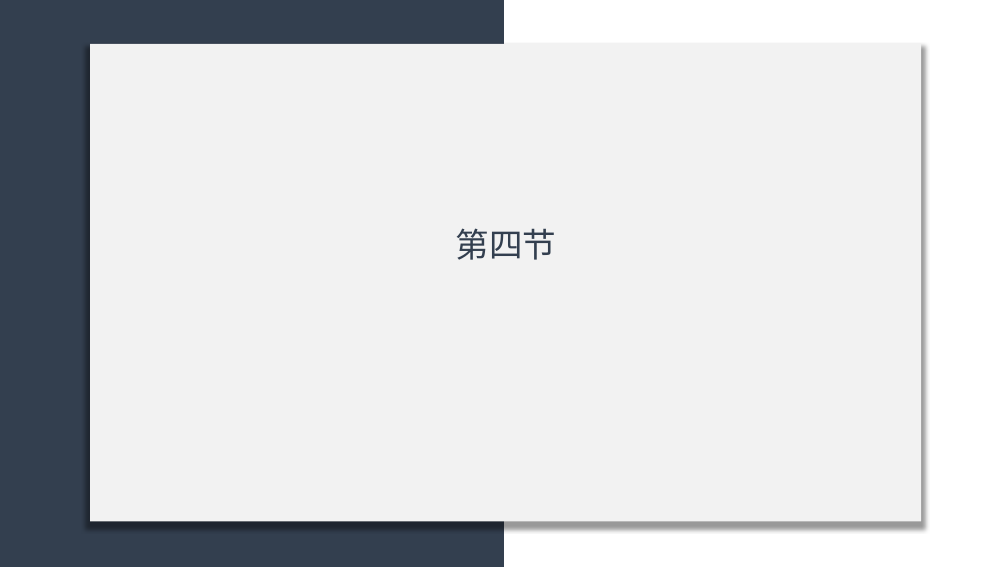
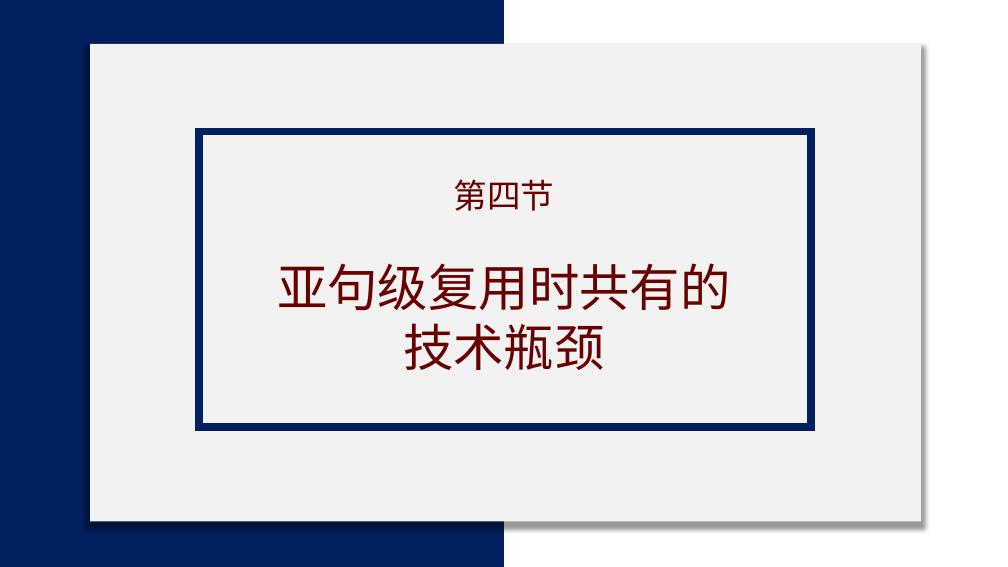
Before and after one commit to licheng0573/RosettaStone, a slide deck: slide 19 of 二组展示_10_24.pptx (slide 13 before the commit). Drawn at 1008x567 pixels with LibreOffice and Linux fonts; fonts in the diff are those of the drawing. Boxes give left, top, right and bottom in pixels: in the first picture for what was removed or moved away, otherwise in the second. Text is boxed around its words. In the diff, an @@ line names an element or a change of style, - is before the commit and + after.

```diff
--- a/二组展示_10_24.pptx
+++ b/二组展示_10_24.pptx
@@ rectangle at <box>0,0,504,567</box>: fill #333F50 to #002060 @@
@@ rectangle added at <box>199,132,811,427</box>, outline #002060 7.5 pt @@
@@ text "第四节": place and size @@
-text "第四节" at <box>455,228,556,260</box>
+text "第四节" at <box>277,179,731,370</box>
@@ text at <box>454,179,555,211</box>: text colour #333F50 to #680000 in "第四节"; alignment left to centre @@
@@ text at <box>277,263,731,370</box>: paragraph added @@
+亚句级复用时共有的技术瓶颈
```
Also in this commit, not shown: 9 other slides changed, 10 slides added, 8 slides removed, 2 other files.
